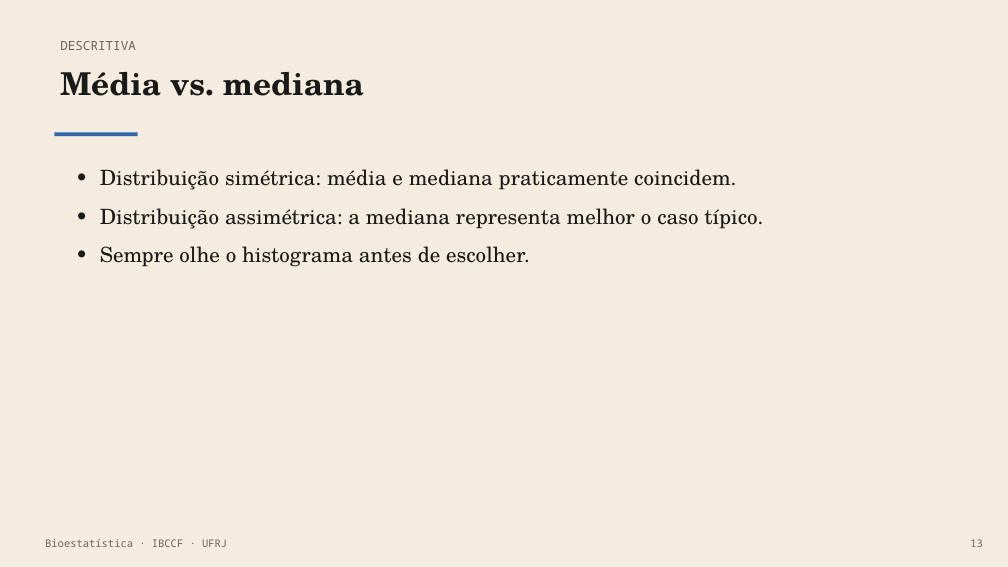
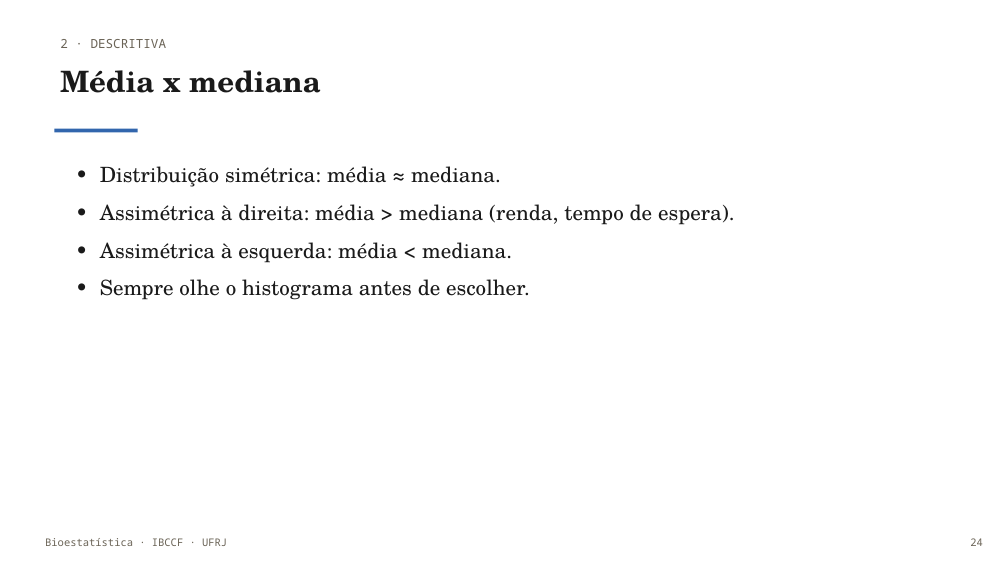
Before and after one commit to monteirotorres/biostat, a slide deck: slide 25 of bioestatistica_slides.pptx (slide 14 before the commit). Drawn at 1008x567 pixels with LibreOffice and Linux fonts; fonts in the diff are those of the drawing; background and template pictures are left out. Boxes give left, top, right and bottom in pixels: in the first picture for what was removed or moved away, otherwise in the second. Text is boxed around its words. In the diff, an @@ line names an element or a change of style, - is before the commit and + after.

```diff
--- a/bioestatistica_slides.pptx
+++ b/bioestatistica_slides.pptx
@@ rectangle removed at [0, 0, 1008, 567] @@
@@ text at [60, 39, 167, 48]: text changed @@
-DESCRITIVA
+2 · DESCRITIVA
@@ text at [60, 70, 321, 93]: text changed; size 30 to 28 pt @@
-Média vs. mediana
+Média x mediana
@@ rectangle: place and size @@
-rectangle at [54, 132, 138, 136]
+rectangle at [54, 129, 138, 132]
@@ text at [100, 166, 735, 263]: text changed @@
-• Distribuição simétrica: média e mediana praticamente coincidem.
-• Distribuição assimétrica: a mediana representa melhor o caso típico.
+• Distribuição simétrica: média ≈ mediana.
+• Assimétrica à direita: média > mediana (renda, tempo de espera).
+• Assimétrica à esquerda: média < mediana.
@@ text at [100, 279, 530, 300]: line spacing 1.1 to 1.12; less space between paragraphs @@
@@ text at [970, 538, 983, 546]: text changed @@
-13
+24
```
Also in this commit, not shown: 32 other slides changed, 63 slides added, 8 slides removed, 45 other files.
